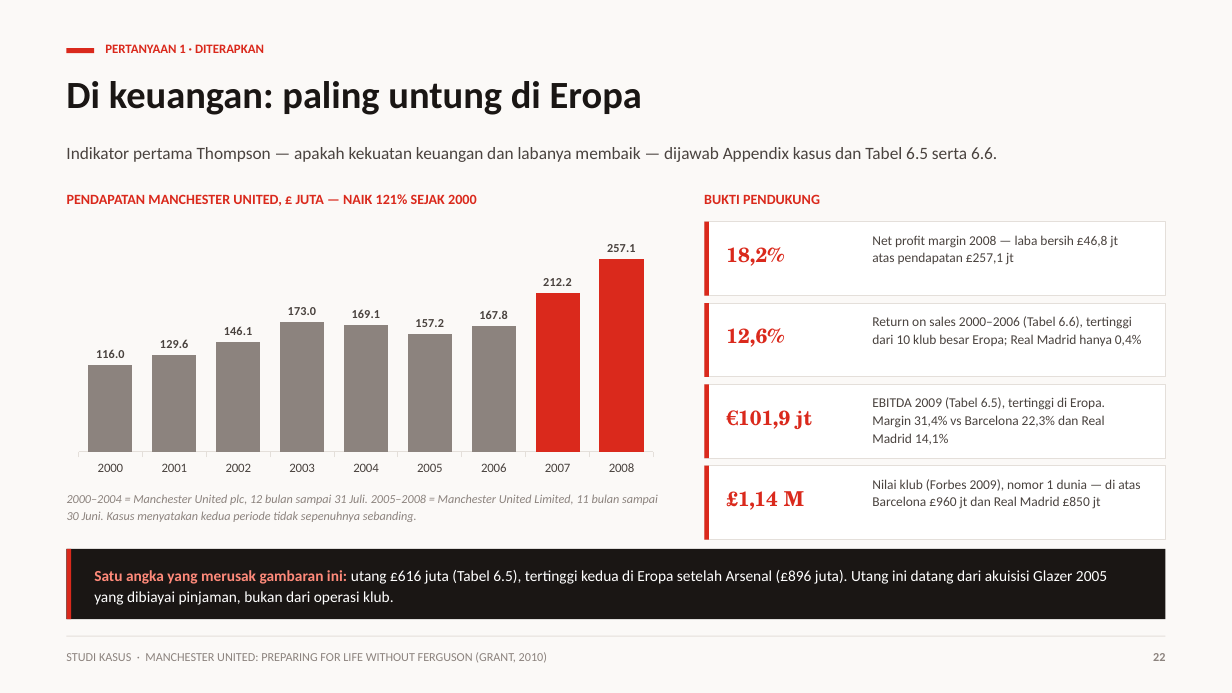
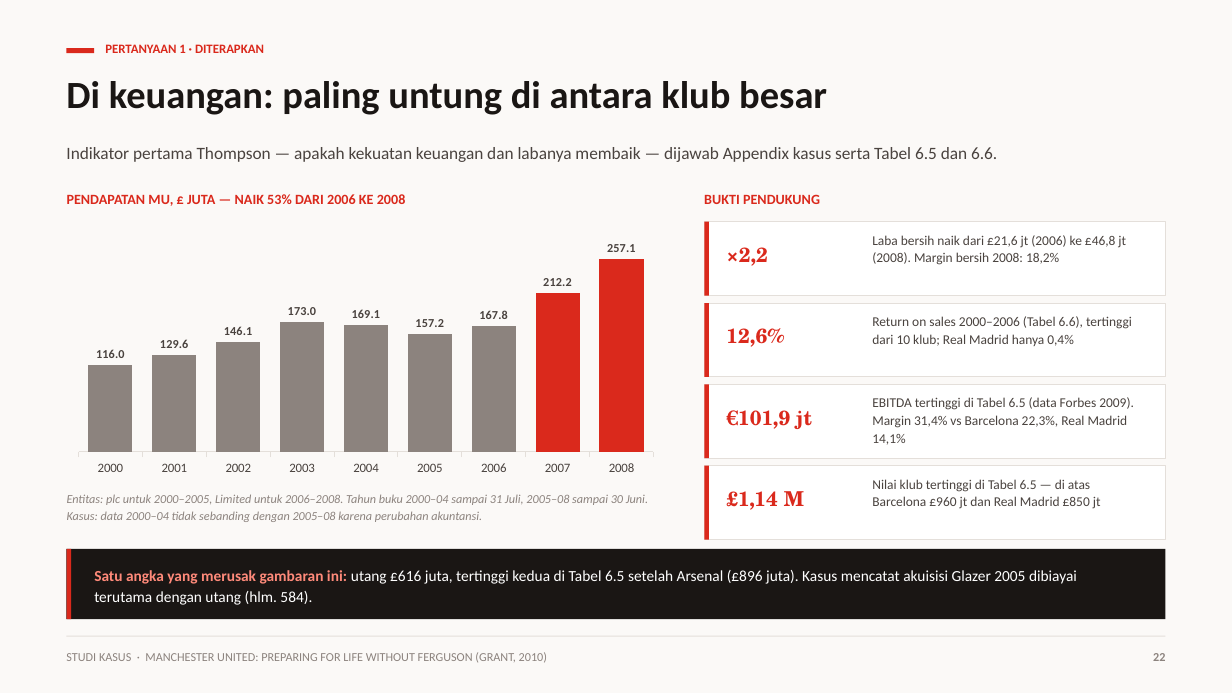
Before and after one commit to aslihabnuri/Dom-Manipulation, a slide deck: slide 22 of strategic-management-manchester-united/Kelompok 4 - Strategic Management - Chapter 4 & Manchester United.pptx. Drawn at 1232x693 pixels with LibreOffice and Linux fonts; fonts in the diff are those of the drawing. Boxes give left, top, right and bottom in pixels: in the first picture for what was removed or moved away, otherwise in the second. Text is boxed around its words. In the diff, an @@ line names an element or a change of style, - is before the commit and + after.

```diff
--- a/strategic-management-manchester-united/Kelompok 4 - Strategic Management - Chapter 4 & Manchester United.pptx
+++ b/strategic-management-manchester-united/Kelompok 4 - Strategic Management - Chapter 4 & Manchester United.pptx
@@ text at bbox=[66, 81, 827, 115]: text changed @@
-Di keuangan: paling untung di Eropa
+Di keuangan: paling untung di antara klub besar
@@ text at bbox=[66, 147, 997, 162]: text changed @@
-Indikator pertama Thompson — apakah kekuatan keuangan dan labanya membaik — dijawab Appendix kasus dan Tabel 6.5 serta 6.6.
+Indikator pertama Thompson — apakah kekuatan keuangan dan labanya membaik — dijawab Appendix kasus serta Tabel 6.5 dan 6.6.
@@ text at bbox=[67, 194, 406, 206]: text changed @@
-PENDAPATAN MANCHESTER UNITED, £ JUTA — NAIK 121% SEJAK 2000
+PENDAPATAN MU, £ JUTA — NAIK 53% DARI 2006 KE 2008
@@ text at bbox=[872, 235, 1126, 265]: text changed @@
-Net profit margin 2008 — laba bersih £46,8 jt atas pendapatan £257,1 jt
+Laba bersih naik dari £21,6 jt (2006) ke £46,8 jt (2008). Margin bersih 2008: 18,2%
@@ text at bbox=[726, 247, 768, 266]: text changed @@
-18,2%
+×2,2
@@ text at bbox=[872, 316, 1132, 346]: text changed @@
-Return on sales 2000–2006 (Tabel 6.6), tertinggi dari 10 klub besar Eropa; Real Madrid hanya 0,4%
+Return on sales 2000–2006 (Tabel 6.6), tertinggi dari 10 klub; Real Madrid hanya 0,4%
@@ text at bbox=[872, 397, 1134, 445]: text changed @@
-EBITDA 2009 (Tabel 6.5), tertinggi di Eropa. Margin 31,4% vs Barcelona 22,3% dan Real Madrid 14,1%
+EBITDA tertinggi di Tabel 6.5 (data Forbes 2009). Margin 31,4% vs Barcelona 22,3%, Real Madrid 14,1%
@@ text at bbox=[872, 479, 1101, 509]: text changed @@
-Nilai klub (Forbes 2009), nomor 1 dunia — di atas Barcelona £960 jt dan Real Madrid £850 jt
+Nilai klub tertinggi di Tabel 6.5 — di atas Barcelona £960 jt dan Real Madrid £850 jt
@@ text at bbox=[67, 494, 648, 522]: text changed @@
-2000–2004 = Manchester United plc, 12 bulan sampai 31 Juli. 2005–2008 = Manchester United Limited, 11 bulan sampai 30 Juni. Kasus menyatakan kedua periode tidak sepenuhnya sebanding.
+Entitas: plc untuk 2000–2005, Limited untuk 2006–2008. Tahun buku 2000–04 sampai 31 Juli, 2005–08 sampai 30 Juni. Kasus: data 2000–04 tidak sebanding dengan 2005–08 karena perubahan akuntansi.
@@ text at bbox=[94, 570, 1077, 605]: text changed @@
-Satu angka yang merusak gambaran ini: utang £616 juta (Tabel 6.5), tertinggi kedua di Eropa setelah Arsenal (£896 juta). Utang ini datang dari akuisisi Glazer 2005 yang dibiayai pinjaman, bukan dari operasi klub.
+Satu angka yang merusak gambaran ini: utang £616 juta, tertinggi kedua di Tabel 6.5 setelah Arsenal (£896 juta). Kasus mencatat akuisisi Glazer 2005 dibiayai terutama dengan utang (hlm. 584).
```
Also in this commit, not shown: 14 other slides changed, 4 other files.
